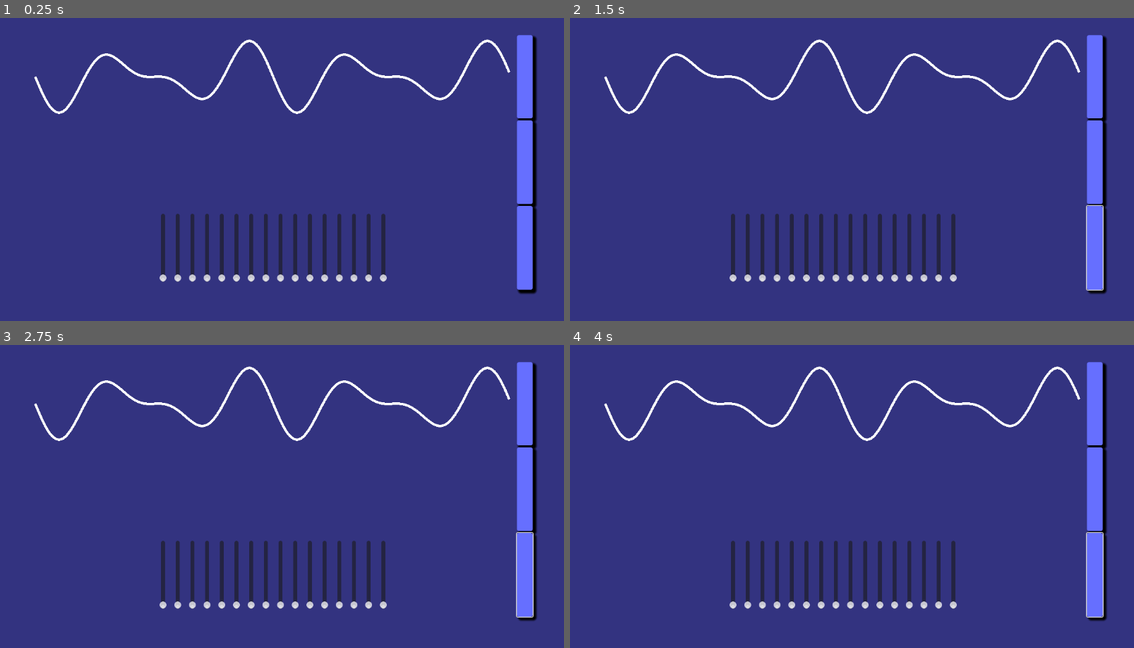
Above: before the commit, frames 1-4 (two rows, left to right).
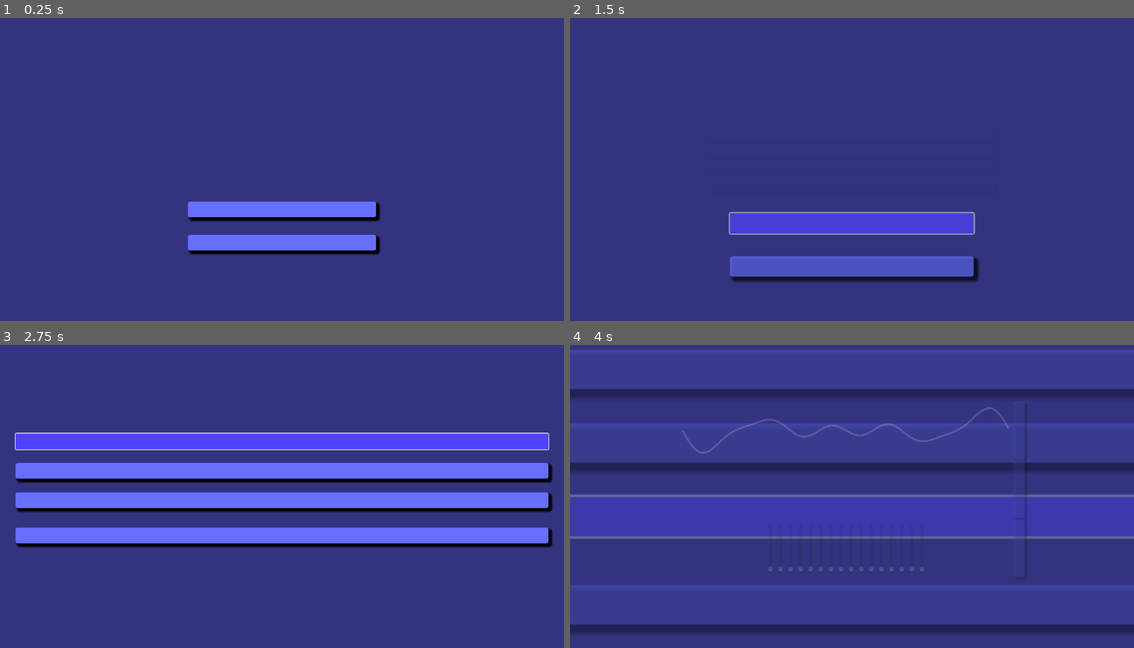
Above: after the commit, the same moments.

Repository: ViperZer0/minijam-179
Game: Godot game, scene res://scene/title/title.tscn
Two runs of this game, one before a commit and one after it. Both use one fixed random seed, a clock stepped at 60 frames per second and the inputs below. Before the commit the project starts from res://scene/main/main.tscn.
Inputs (mouse positions are in pixels of both pictures, inside the frame that each line leads up to):
- Up to frame 1 (0.25 s): no input
- Up to frame 2 (1.5 s): click (1094, 248) at 0.5 s, where only the run before the commit has a clickable "Check Answer"; click (852, 208) at 1.25 s, where only the run after the commit has a clickable "Start"
- Up to frame 3 (2.75 s): click (282, 448) at 2 s, where only the run after the commit has a clickable "Tutorial"
- Up to frame 4 (4 s): click (852, 441) at 2.75 s, where only the run after the commit has a clickable "Tutorial"; click (852, 499) at 3.5 s, where only the run after the commit has a clickable "Medium"

The runs differ from the first frame. In frame 1, 11% of the frame differs, in the area x 6-96%, y 5-92%; in frame 2, 12%; in frame 3, 30%; in frame 4, 33%, in the area x 0-100%, y 1-96%.

Commit message:
Added difficulty selection menu
Also set title menu to be main scene now.

Diff:
--- a/godot/project.godot
+++ b/godot/project.godot
@@ -11,7 +11,7 @@
 [application]
 
 config/name="Synthesis"
-run/main_scene="res://scene/main/main.tscn"
+run/main_scene="res://scene/title/title.tscn"
 config/features=PackedStringArray("4.3", "Forward Plus")
 config/icon="res://resource/image/icon.svg"
 
--- /dev/null
+++ b/godot/scene/difficulty_select/difficulty_select.gd
@@ -0,0 +1,39 @@
+extends MarginContainer
+
+@export_file("*.tscn") var main_scene_path: String = ""
+
+@export_group("Easy Parameters")
+@export var easy_min_num_harmonics: int = 2
+@export var easy_max_num_harmonics: int = 3
+@export var easy_error_margin: float = 0.1
+
+@export_group("Medium Parameters")
+@export var medium_min_num_harmonics: int = 3
+@export var medium_max_num_harmonics: int = 4
+@export var medium_error_margin: float = 0.07
+
+@export_group("Hard Parameters")
+@export var hard_min_num_harmonics: int = 3
+@export var hard_max_num_harmonics: int = 5
+@export var hard_error_margin: float = 0.05
+
+@onready var main_scene: Main = load(main_scene_path).instantiate()
+@onready var scene_transition_service: SceneTransitionService = ServiceProvider.get_service("SceneTransitionService")
+
+func _on_tutorial_button_pressed():
+	pass # Replace with function body.
+
+func _on_easy_button_pressed():
+	main_scene.num_target_harmonics = randi_range(easy_min_num_harmonics, easy_max_num_harmonics)
+	main_scene.error_threshold = easy_error_margin
+	scene_transition_service.zoom_in(self, main_scene)
+
+func _on_medium_button_pressed():
+	main_scene.num_target_harmonics = randi_range(medium_min_num_harmonics, medium_max_num_harmonics)
+	main_scene.error_threshold = medium_error_margin
+	scene_transition_service.zoom_in(self, main_scene)
+
+func _on_hard_button_pressed():
+	main_scene.num_target_harmonics = randi_range(hard_min_num_harmonics, hard_max_num_harmonics)
+	main_scene.error_threshold = hard_error_margin
+	scene_transition_service.zoom_in(self, main_scene)
--- /dev/null
+++ b/godot/scene/difficulty_select/difficulty_select.tscn
@@ -0,0 +1,87 @@
+[gd_scene load_steps=3 format=3 uid="uid://c6agv77fdwyp0"]
+
+[ext_resource type="Script" path="res://scene/difficulty_select/difficulty_select.gd" id="1_10o32"]
+[ext_resource type="PackedScene" uid="uid://c4crw1xwvc5ki" path="res://component/sound_button/sound_button.tscn" id="1_q6hjr"]
+
+[node name="DifficultySelect" type="MarginContainer"]
+anchors_preset = 15
+anchor_right = 1.0
+anchor_bottom = 1.0
+grow_horizontal = 2
+grow_vertical = 2
+theme_override_constants/margin_left = 32
+theme_override_constants/margin_top = 32
+theme_override_constants/margin_right = 32
+theme_override_constants/margin_bottom = 32
+script = ExtResource("1_10o32")
+main_scene_path = "res://scene/main/main.tscn"
+
+[node name="VBoxContainer" type="VBoxContainer" parent="."]
+layout_mode = 2
+alignment = 1
+
+[node name="MarginContainer" type="MarginContainer" parent="VBoxContainer"]
+layout_mode = 2
+theme_override_constants/margin_top = 16
+theme_override_constants/margin_bottom = 4
+
+[node name="TutorialButton" parent="VBoxContainer/MarginContainer" instance=ExtResource("1_q6hjr")]
+layout_mode = 2
+text = "Tutorial
+"
+
+[node name="Label" type="Label" parent="VBoxContainer"]
+layout_mode = 2
+text = "Learn how to play"
+horizontal_alignment = 1
+vertical_alignment = 1
+
+[node name="MarginContainer2" type="MarginContainer" parent="VBoxContainer"]
+layout_mode = 2
+theme_override_constants/margin_top = 16
+theme_override_constants/margin_bottom = 4
+
+[node name="EasyButton" parent="VBoxContainer/MarginContainer2" instance=ExtResource("1_q6hjr")]
+layout_mode = 2
+text = "Easy"
+
+[node name="Label2" type="Label" parent="VBoxContainer"]
+layout_mode = 2
+text = "2-3 harmonics, lenient margin for error"
+horizontal_alignment = 1
+vertical_alignment = 1
+
+[node name="MarginContainer3" type="MarginContainer" parent="VBoxContainer"]
+layout_mode = 2
+theme_override_constants/margin_top = 16
+theme_override_constants/margin_bottom = 16
+
+[node name="MediumButton" parent="VBoxContainer/MarginContainer3" instance=ExtResource("1_q6hjr")]
+layout_mode = 2
+text = "Medium"
+
+[node name="Label3" type="Label" parent="VBoxContainer"]
+layout_mode = 2
+text = "3-4 harmonics, less margin for error"
+horizontal_alignment = 1
+vertical_alignment = 1
+
+[node name="MarginContainer4" type="MarginContainer" parent="VBoxContainer"]
+layout_mode = 2
+theme_override_constants/margin_top = 16
+theme_override_constants/margin_bottom = 16
+
+[node name="HardButton" parent="VBoxContainer/MarginContainer4" instance=ExtResource("1_q6hjr")]
+layout_mode = 2
+text = "Hard"
+
+[node name="Label4" type="Label" parent="VBoxContainer"]
+layout_mode = 2
+text = "3-5 harmonics, least margin for error"
+horizontal_alignment = 1
+vertical_alignment = 1
+
+[connection signal="pressed" from="VBoxContainer/MarginContainer/TutorialButton" to="." method="_on_tutorial_button_pressed"]
+[connection signal="pressed" from="VBoxContainer/MarginContainer2/EasyButton" to="." method="_on_easy_button_pressed"]
+[connection signal="pressed" from="VBoxContainer/MarginContainer3/MediumButton" to="." method="_on_medium_button_pressed"]
+[connection signal="pressed" from="VBoxContainer/MarginContainer4/HardButton" to="." method="_on_hard_button_pressed"]
--- a/godot/scene/main/main.gd
+++ b/godot/scene/main/main.gd
@@ -70,6 +70,7 @@
 		# Treat this as an error
 		return
 	var error = random_harmonics.error(audio_slider_grid.get_harmonics().normalize())
+	print(error)
 	if error < error_threshold:
 		move_to_win_scene()
 
--- a/godot/scene/title/title.tscn
+++ b/godot/scene/title/title.tscn
@@ -14,7 +14,7 @@
 theme_override_constants/margin_right = 128
 theme_override_constants/margin_bottom = 16
 script = ExtResource("1_2ku48")
-main_scene_path = "res://scene/main/main.tscn"
+main_scene_path = "res://scene/difficulty_select/difficulty_select.tscn"
 
 [node name="VBoxContainer" type="VBoxContainer" parent="."]
 layout_mode = 2
